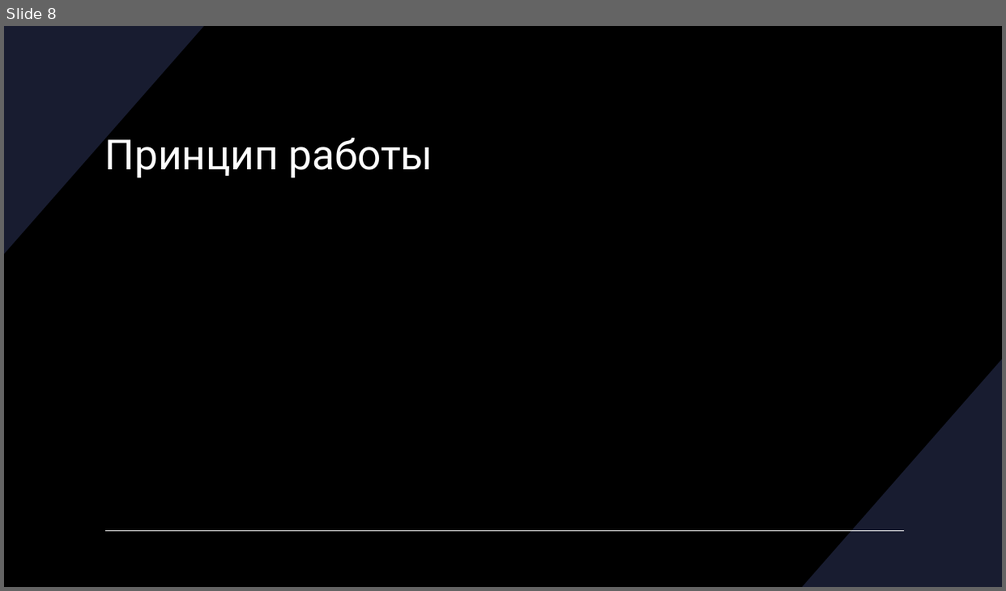
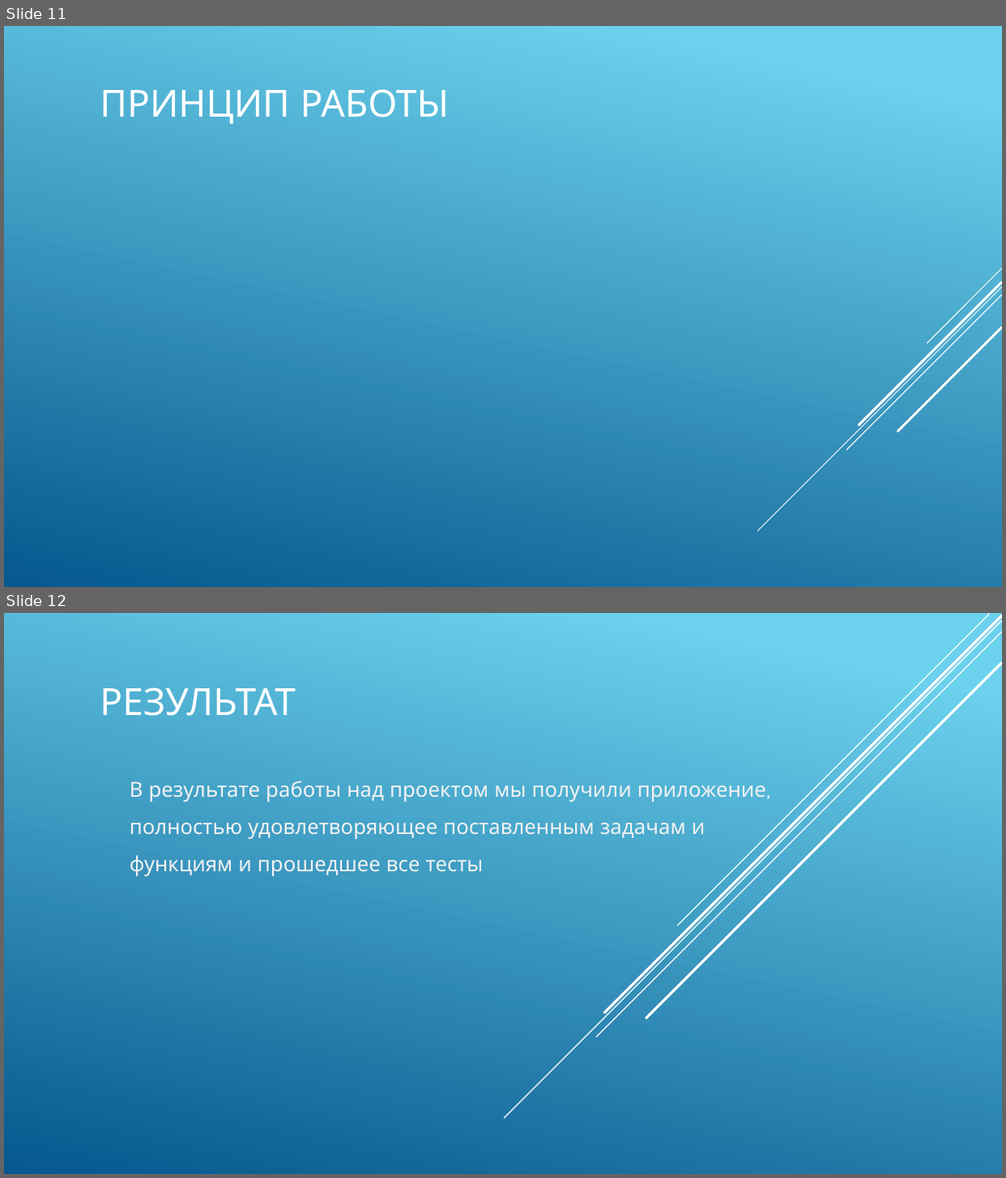
Before and after one commit to Lerika123/verbalize, a slide deck: СловоВед.pptx. Shown one above the other, each under a label of ours: slide 8 before the commit, slides 11 and 12 after it. The pictures are 1006x591 and 1006x1178 pixels, drawn with LibreOffice and Linux fonts; fonts in the diff are those of the drawing. Boxes give left, top, right and bottom in pixels: in the first picture for what was removed or moved away, otherwise in the second. Text is boxed around its words. In the diff, an @@ line names an element or a change of style, - is before the commit and + after.

```diff
--- a/СловоВед.pptx
+++ b/СловоВед.pptx
@@ slide 12 added at box(4, 613, 1002, 1174), background gradient #6ED2EB to #06588E @@
@@ line added from (1002, 620) to (504, 1118), #FFFFFF 1 pt @@
@@ line added from (1002, 632) to (596, 1037), #FFFFFF 1 pt @@
@@ line added from (1002, 616) to (604, 1013), #FFFFFF 2.5 pt @@
@@ line added from (989, 614) to (678, 926), #FFFFFF 1 pt @@
@@ line added from (1002, 663) to (646, 1019), #FFFFFF 2.5 pt @@
@@ title added at box(100, 688, 296, 716), 36 pt, text #FFFFFF @@
+РЕЗУЛЬТАТ
@@ subtitle added at box(130, 781, 766, 876), 20 pt, text #F2F2F2 @@
+В результате работы над проектом мы получили приложение, полностью удовлетворяющее поставленным задачам и функциям и прошедшее все тесты
@@ what was slide 8 is now slide 11 @@
@@ slide 11 changed as well @@
@@ background #000000 to gradient #6ED2EB to #06588E @@
@@ freeform shape removed at box(4, 26, 204, 254) @@
@@ title at box(100, 89, 450, 124): text changed; size 40 to 36 pt; font Roboto to Quicksand @@
-Принцип работы
+ПРИНЦИП РАБОТЫ
@@ group added at box(758, 268, 1002, 531): 5 lines @@
@@ freeform shape removed at box(802, 359, 1002, 587) @@
@@ line removed from (105, 531) to (904, 531) @@
```
Also in this commit, not shown: 8 other slides changed, 5 other slides added.
